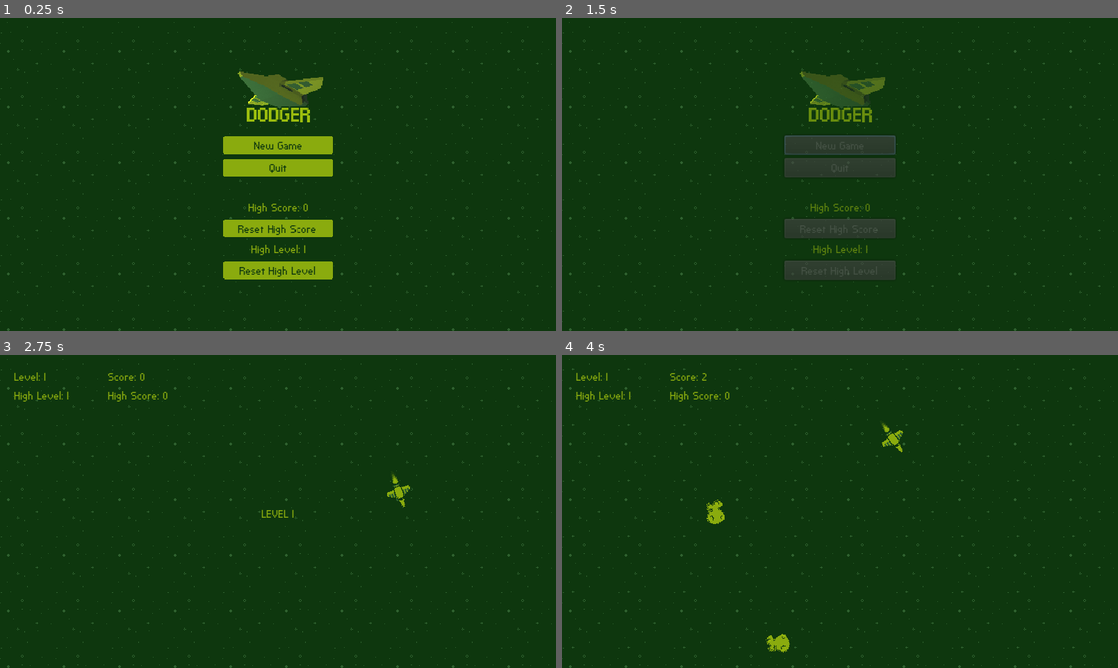
Above: before the commit, frames 1-4 (two rows, left to right).
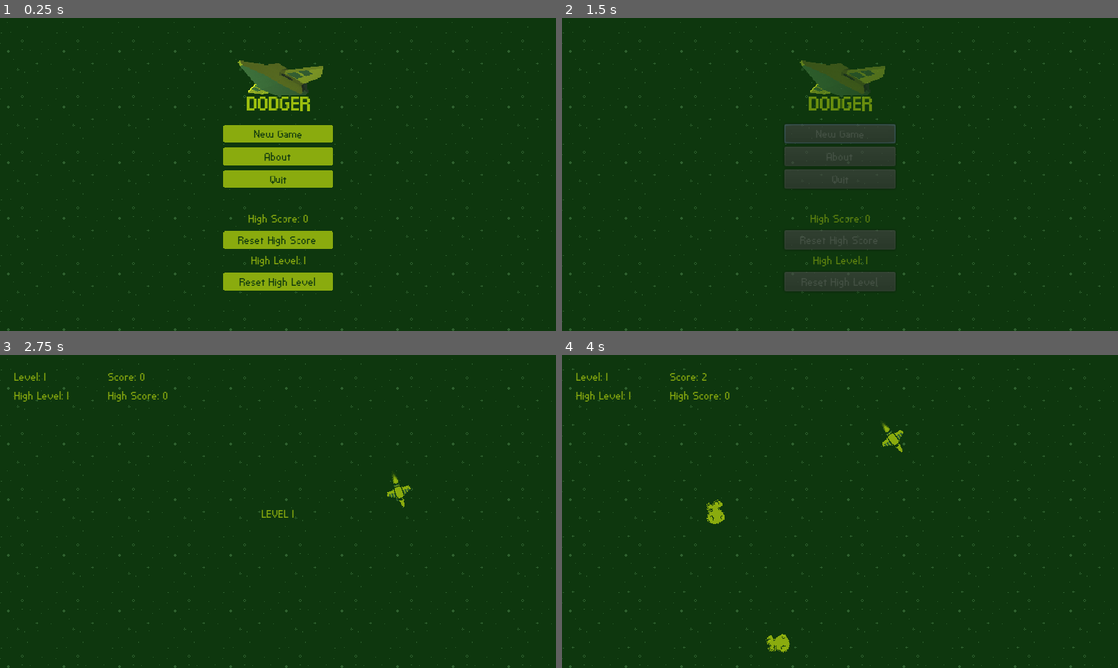
Above: after the commit, the same moments.

Repository: felipe-canever-fernandes/dodger
Game: Godot game, scene res://menus/MainMenu.tscn
Same seed, same stepped clock (60 frames per second), same inputs: the game is played once before the commit and once after it.
Inputs (mouse positions are in pixels of both pictures, inside the frame that each line leads up to):
- Up to frame 1 (0.25 s): no input
- Up to frame 2 (1.5 s): click (840, 155) at 0.5 s, where only the run after the commit has a clickable "About"; click "New Game" at 1.25 s
- Up to frame 3 (2.75 s): move the mouse to (400, 495) at 2.02 s
- Up to frame 4 (4 s): tap Enter at 2.75 s; move the mouse to (728, 527) at 2.77 s; move the mouse to (895, 442) at 3.52 s

The runs differ from the first frame. In frame 1, 7.2% of the frame differs, in the area x 40-60%, y 13-88%; in frame 2, 6.5%; in frame 3, less than 0.1%; in frame 4, less than 0.1%.

Commit message:
Add "About" button to main menu

Diff:
--- a/menus/MainMenu.tscn
+++ b/menus/MainMenu.tscn
@@ -32,9 +32,9 @@
 
 [node name="VBoxContainer" type="VBoxContainer" parent="CenterContainer"]
 margin_left = 256.0
-margin_top = 59.0
+margin_top = 46.0
 margin_right = 384.0
-margin_bottom = 301.0
+margin_bottom = 314.0
 __meta__ = {
 "_edit_use_anchors_": false
 }
@@ -47,42 +47,48 @@
 margin_bottom = 98.0
 text = "New Game"
 
-[node name="QuitButton" parent="CenterContainer/VBoxContainer" instance=ExtResource( 5 )]
+[node name="AboutButton" parent="CenterContainer/VBoxContainer" instance=ExtResource( 5 )]
 margin_top = 102.0
 margin_right = 128.0
 margin_bottom = 124.0
+text = "About"
+
+[node name="QuitButton" parent="CenterContainer/VBoxContainer" instance=ExtResource( 5 )]
+margin_top = 128.0
+margin_right = 128.0
+margin_bottom = 150.0
 text = "Quit"
 
 [node name="Space" type="Label" parent="CenterContainer/VBoxContainer"]
-margin_top = 128.0
+margin_top = 154.0
 margin_right = 128.0
-margin_bottom = 146.0
+margin_bottom = 172.0
 align = 1
 
 [node name="HighScoreLabel" type="Label" parent="CenterContainer/VBoxContainer"]
-margin_top = 150.0
+margin_top = 176.0
 margin_right = 128.0
-margin_bottom = 168.0
+margin_bottom = 194.0
 text = "High Score"
 align = 1
 
 [node name="ResetHighScoreButton" parent="CenterContainer/VBoxContainer" instance=ExtResource( 5 )]
-margin_top = 172.0
+margin_top = 198.0
 margin_right = 128.0
-margin_bottom = 194.0
+margin_bottom = 220.0
 text = "Reset High Score"
 
 [node name="HighLevelLabel" type="Label" parent="CenterContainer/VBoxContainer"]
-margin_top = 198.0
+margin_top = 224.0
 margin_right = 128.0
-margin_bottom = 216.0
+margin_bottom = 242.0
 text = "High Level"
 align = 1
 
 [node name="ResetHighLevelButton" parent="CenterContainer/VBoxContainer" instance=ExtResource( 5 )]
-margin_top = 220.0
+margin_top = 246.0
 margin_right = 128.0
-margin_bottom = 242.0
+margin_bottom = 268.0
 text = "Reset High Level"
 [connection signal="pressed" from="CenterContainer/VBoxContainer/NewGameButton" to="." method="_on_NewGameButton_pressed"]
 [connection signal="pressed" from="CenterContainer/VBoxContainer/QuitButton" to="." method="_on_QuitButton_pressed"]
